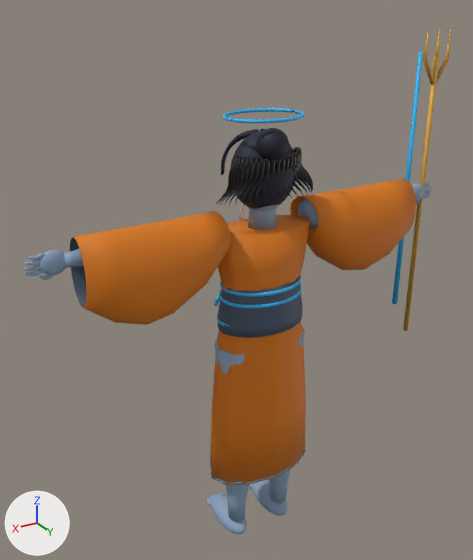
Renders of the glTF model output/anime-rigged-catalog-v3/shiva/model.glb from each side of a commit.
Both versions are drawn from a camera (50 mm lens) standing at (1.09, 1.66, 1.9) and looking at (0.04, -0.08, 1.03). The lights are fixed; the arrows at lower left show +X, +Y and +Z. The first picture is the older version. Where no turn or scale is listed for an object, it has been applied to the vertices. Vertices at exactly the same position are counted once.

The scene before the commit, as lines of its bpy script (objects in view):
```python
ob_shiva_skinnedmesh = bpy.data.objects.new('Shiva.SkinnedMesh', me_neckanatomy)
ob_shiva_skinnedmesh.location = (0.0, 0.0, 0.0)
```
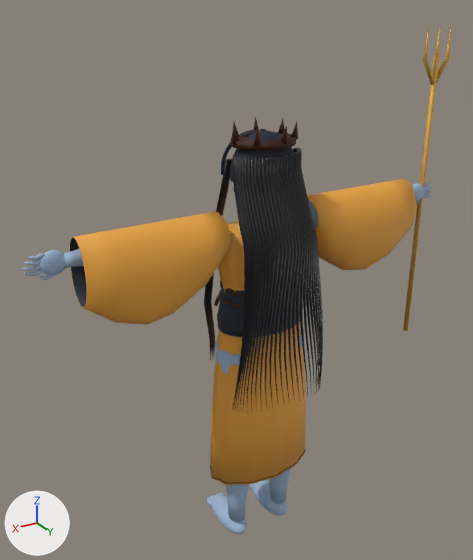
The newer file is also turned or shifted as a whole; pictures and numbers use the older file's frame.

What differs and where, as boxes [x1, y1, x2, y2] in the pictures (473 x 560 px; the box of a moved part takes in the faces that stretch with it):
'Shiva.SkinnedMesh', recoloured, reshaped
    both: [22, 26, 451, 534]
part 1 of me_neckanatomy, moved or reshaped
    before: [392, 51, 423, 304]
    after: [291, 122, 298, 139]
part 2 of me_neckanatomy, added
    after: [278, 118, 285, 133]
part 3 of me_neckanatomy, deleted (blue)
    before: [223, 108, 305, 123]
part 4 of me_neckanatomy, moved or reshaped
    before: [216, 128, 313, 209]
    after: [204, 126, 323, 413]

The edits, one by one:
Material 'primary' (mat_primary) changes colour from orange #d97706 to orange #e8a33d; in linear values from (0.694, 0.184, 0.00182) to (0.807, 0.366, 0.0467).
Material 'obiRed' (mat_obired) changes colour from blue #38bdf8 to brown #422006; in linear values from (0.0395, 0.509, 0.939) to (0.0545, 0.0144, 0.00182).
Material 'accent' (mat_accent) changes colour from blue #38bdf8 to brown #422006; in linear values from (0.0395, 0.509, 0.939) to (0.0545, 0.0144, 0.00182).
me_neckanatomy is used by ob_shiva_skinnedmesh; location (0.0, 0.0, 0.0).
me_neckanatomy had 18330 vertices, 35496 faces and spanned x -0.75..0.75, y -0.18..0.12, z 0.02..1.82.
me_neckanatomy now has 19686 vertices, 38076 faces and spans x -0.75..0.75, y -0.18..0.18, z 0.02..1.82.
me_neckanatomy part 1: the loose piece of 20 vertices spanning x -0.69..-0.67, y -0.07..-0.05, z 0.78..1.73 is scaled about its middle by (0.856, 0.694, 0.0545), then moved by (0.59, 0.1, 0.28).
me_neckanatomy part 2: the loose piece of 20 vertices spanning x -0.69..-0.67, y -0.07..-0.05, z 0.78..1.73 is copied, and the copy is scaled about its middle by (0.856, 0.694, 0.0545), then moved by (0.59, 0.03, 0.28); it spans x -0.1..-0.08, y -0.04..-0.02, z 1.51..1.56.
me_neckanatomy part 3: the loose piece of 294 vertices spanning x -0.13..0.13, y -0.1..0.1, z 1.58..1.59 is deleted.
me_neckanatomy part 4: 480 vertices moved within x -0.12..0.13, y -0.08..0.1, z 1.31..1.52; 3934 vertices removed from x -0.16..0.17, y -0.08..0.12, z 1.3..1.56; 5524 vertices added at x -0.16..0.18, y -0.12..0.18, z 0.67..1.56.
Other edits to the shape of me_neckanatomy do not show in these pictures.
